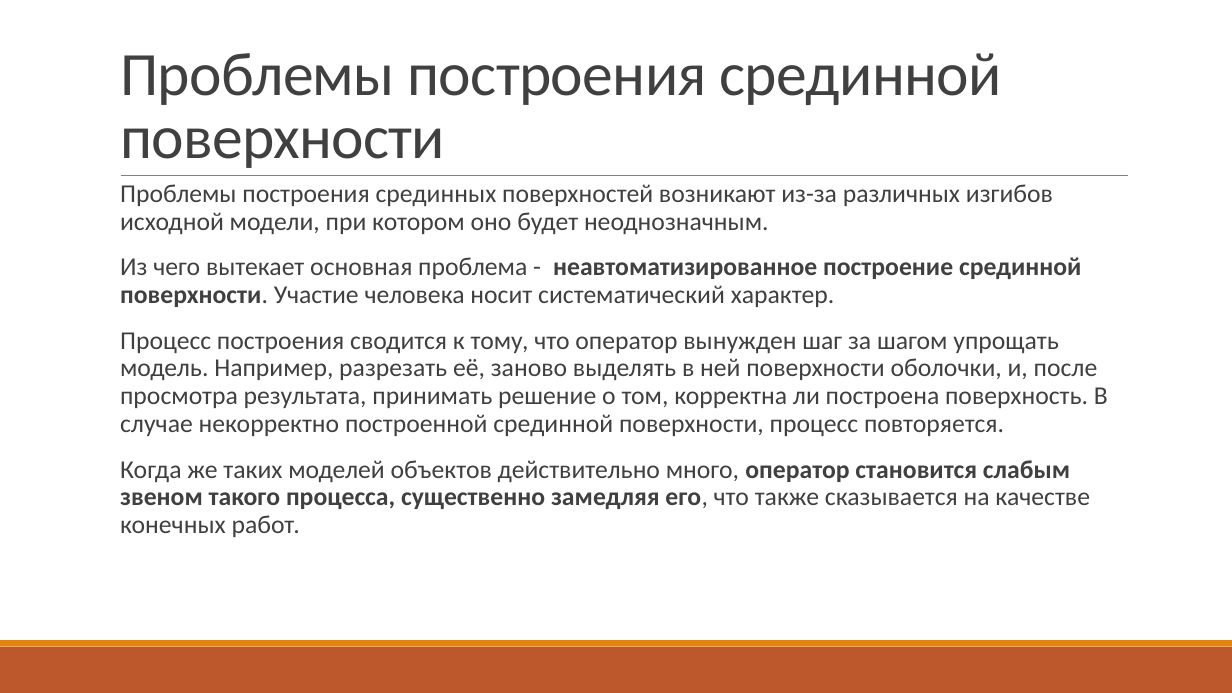
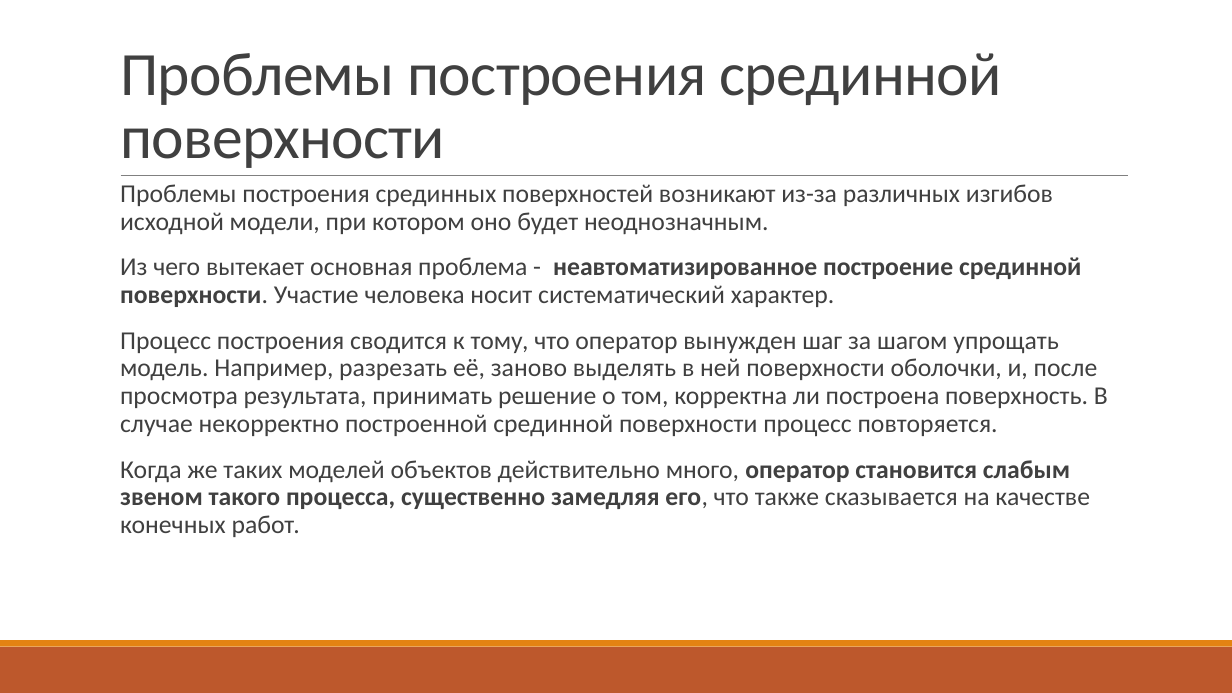
Before and after one commit to UNN-ITMM-AI381607m/middle-surface-proj, a slide deck: slide 5 of doc/publication/презентация.pptx (slide 4 before the commit). Drawn at 1232x693 pixels with LibreOffice and Linux fonts; fonts in the diff are those of the drawing. Boxes give left, top, right and bottom in pixels: in the first picture for what was removed or moved away, otherwise in the second. Text is boxed around its words. In the diff, an @@ line names an element or a change of style, - is before the commit and + after.

```diff
--- a/doc/publication/презентация.pptx
+++ b/doc/publication/презентация.pptx
@@ text at [120,332,1108,437]: text changed @@
-  Процесс построения сводится к тому, что оператор вынужден шаг за шагом упрощать модель. Например, разрезать её, заново выделять в ней поверхности оболочки, и, после просмотра результата, принимать решение о том, корректна ли построена поверхность. В случае некорректно построенной срединной поверхности, процесс повторяется.
+  Процесс построения сводится к тому, что оператор вынужден шаг за шагом упрощать модель. Например, разрезать её, заново выделять в ней поверхности оболочки, и, после просмотра результата, принимать решение о том, корректна ли построена поверхность. В случае некорректно построенной срединной поверхности процесс повторяется.
```
Also in this commit, not shown: 3 other slides changed, 3 slides added.
